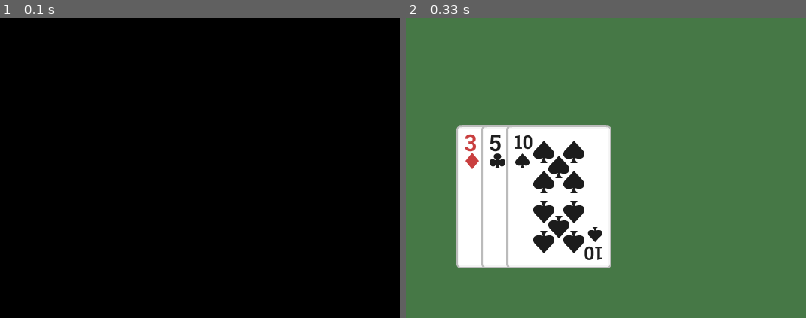
Above: before the commit, frames 1-2 (left to right).
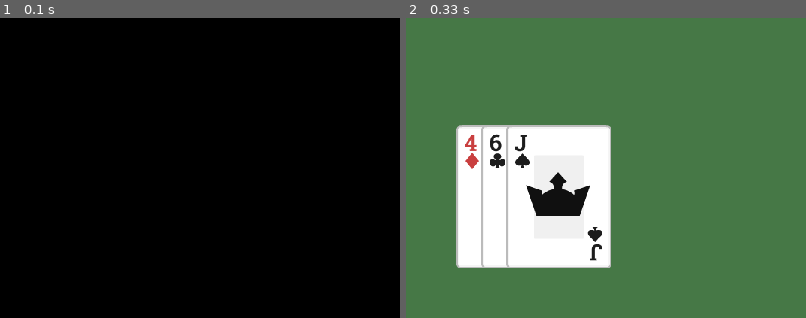
Above: after the commit, the same moments.

Repository: tkim949/card_game_template
Game: pygame game, started from starter.py
The game is run twice, just before and just after one commit, with the same random seed, the same clock (stepped at 60 frames per second) and the same inputs.
Inputs:
- Up to frame 1 (0.1 s): no input
- Up to frame 2 (0.33 s): no input
The pictures show only the part of the screen within x 0-50%, y 50-100%; the shares and areas given below are measured in that part.

Frame 1 is identical in both runs. In frame 2, 3.4% of the frame differs, in the area x 14-49%, y 38-81%.

Commit message:
back to (1, 14)

Diff:
--- a/cards_deck.py
+++ b/cards_deck.py
@@ -52,9 +52,9 @@
             self.cards.append(Card('j', i, imgs_path, joker_value))
 
         for suit in ['c', 'd', 'h', 's']:
-            for rank in range(1, 13):
+            for rank in range(1, 14):
                 if rank == 1 and ace_high:
-                    self.cards.append(Card(suit, 13, imgs_path))
+                    self.cards.append(Card(suit, 14, imgs_path))
                 else:
                     self.cards.append(Card(suit, rank, imgs_path))
 
